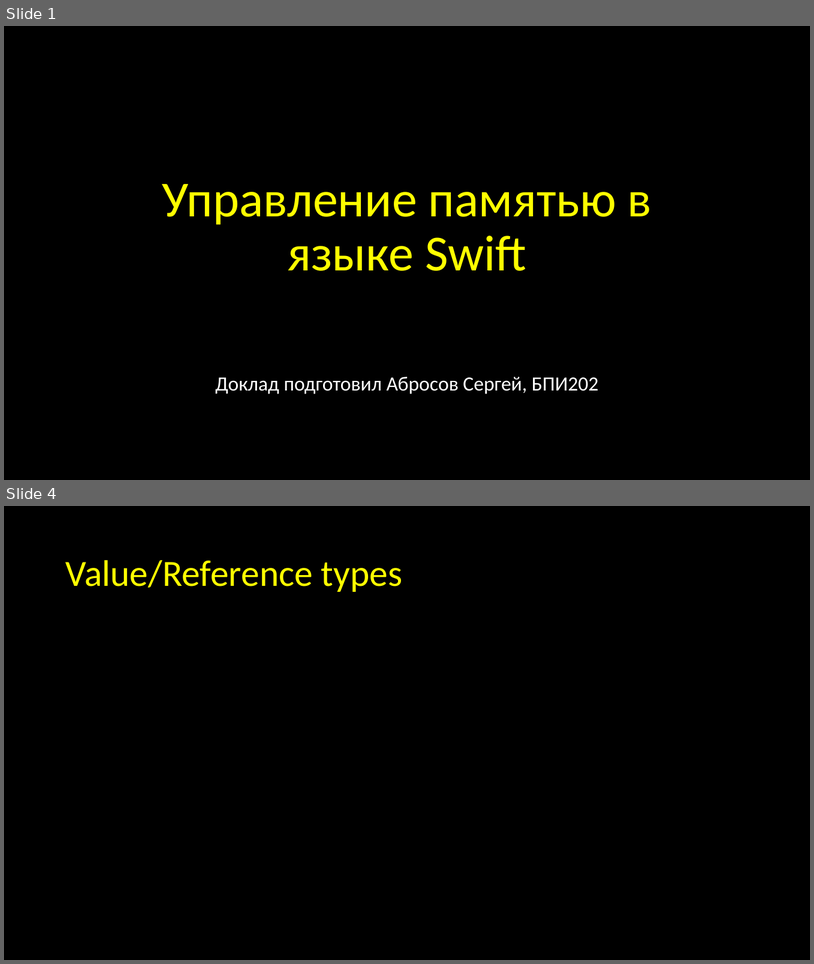
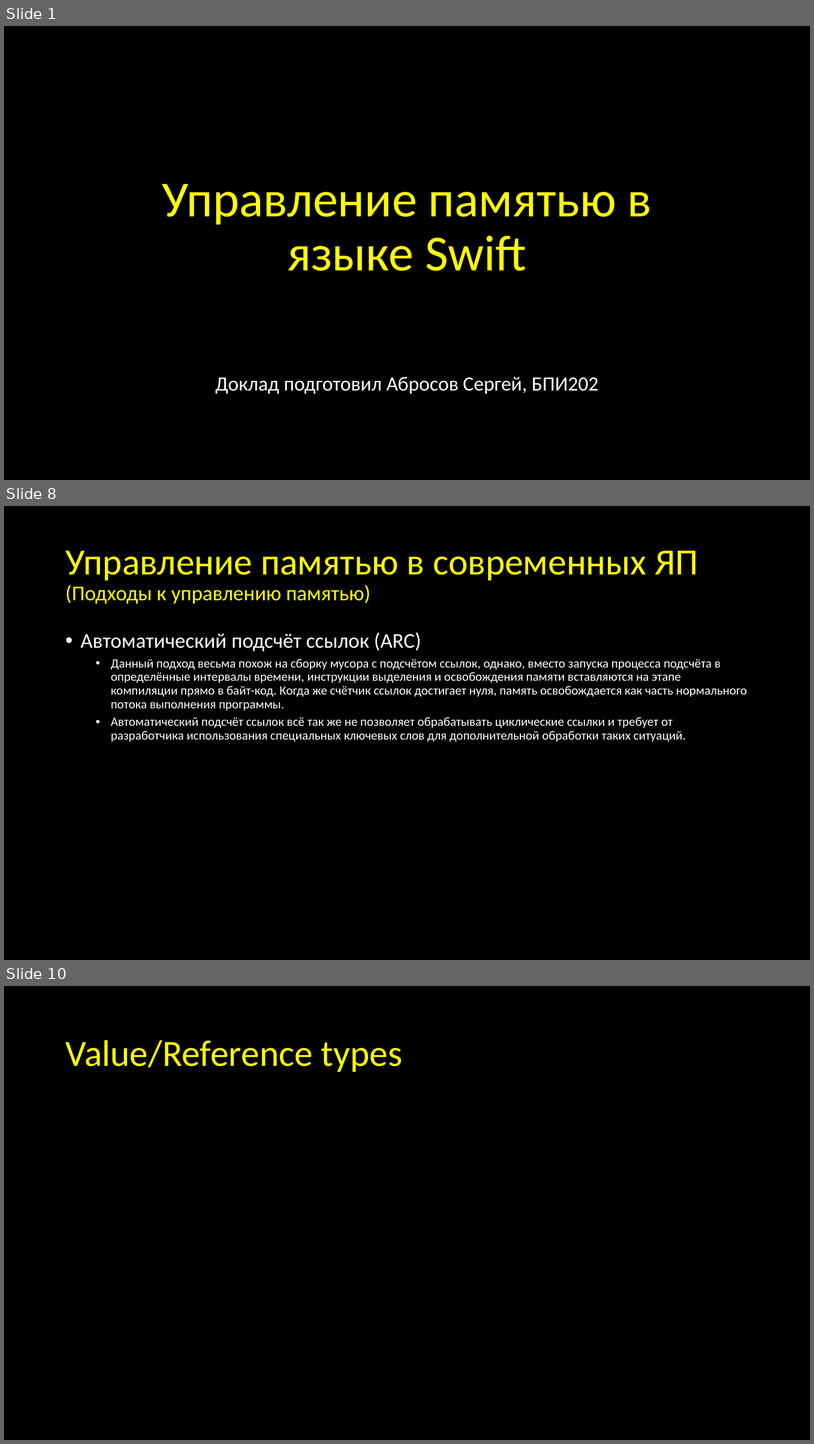
Before and after one commit to abrosov-sergey/HSE-iOS-KpV-2nd, a slide deck: 1st-presentation/Abrosov-1st-presentation.pptx. Shown one above the other, each under a label of ours: slides 1 and 4 before the commit, slides 1, 8 and 10 after it; the slides between them are not shown. The pictures are 814x964 and 814x1444 pixels, drawn with LibreOffice and Linux fonts; fonts in the diff are those of the drawing. Boxes give left, top, right and bottom in pixels: in the first picture for what was removed or moved away, otherwise in the second. Text is boxed around its words. In the diff, an @@ line names an element or a change of style, - is before the commit and + after.

```diff
--- a/1st-presentation/Abrosov-1st-presentation.pptx
+++ b/1st-presentation/Abrosov-1st-presentation.pptx
@@ slide 8 added at bbox=[4, 506, 810, 960], background #000000 @@
@@ title added at bbox=[65, 550, 698, 604], 44 pt, text #FFFF00 @@
+Управление памятью в современных ЯП
+(Подходы к управлению памятью)
@@ text added at bbox=[81, 632, 747, 742], 15 pt, text #FFFFFF @@
+• Автоматический подсчёт ссылок (ARC)
+  • Данный подход весьма похож на сборку мусора с подсчётом ссылок, однако, вместо запуска процесса подсчёта в определённые интервалы времени, инструкции выделения и освобождения памяти вставляются на этапе компиляции прямо в байт-код. Когда же счётчик ссылок достигает нуля, память освобождается как часть нормального потока выполнения программы.
+  • Автоматический подсчёт ссылок всё так же не позволяет обрабатывать циклические ссылки и требует от разработчика использования специальных ключевых слов для дополнительной обработки таких ситуаций.
@@ what was slide 4 is now slide 10 @@
```
Also in this commit, not shown: 2 slides changed, 7 other slides added.
